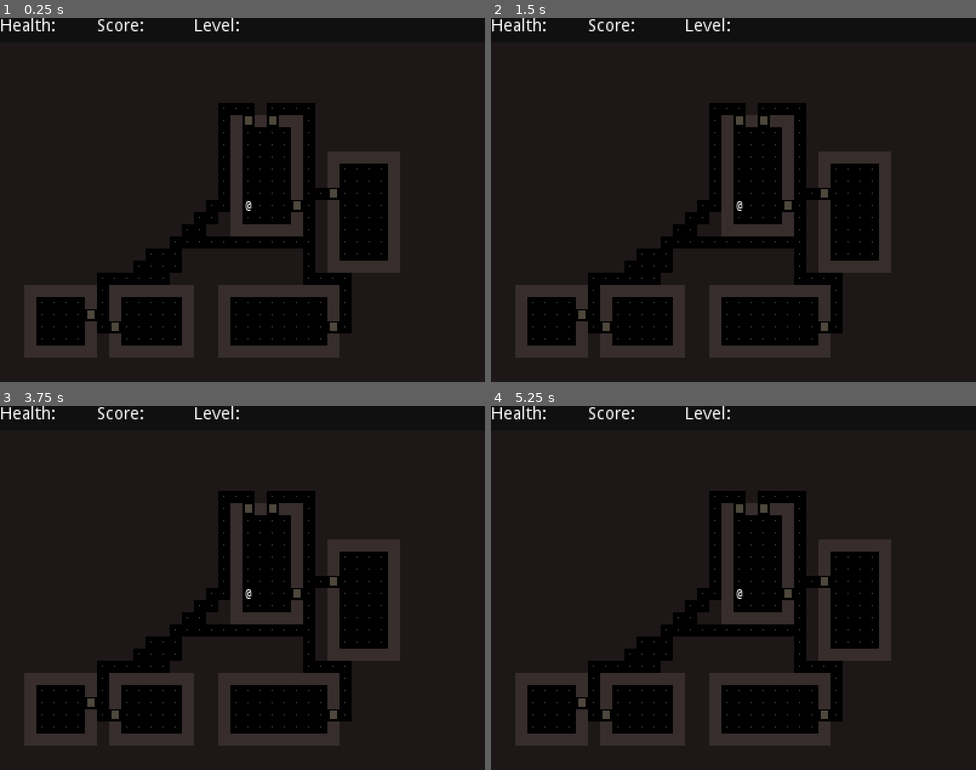
Above: before the commit, frames 1-4 (two rows, left to right).
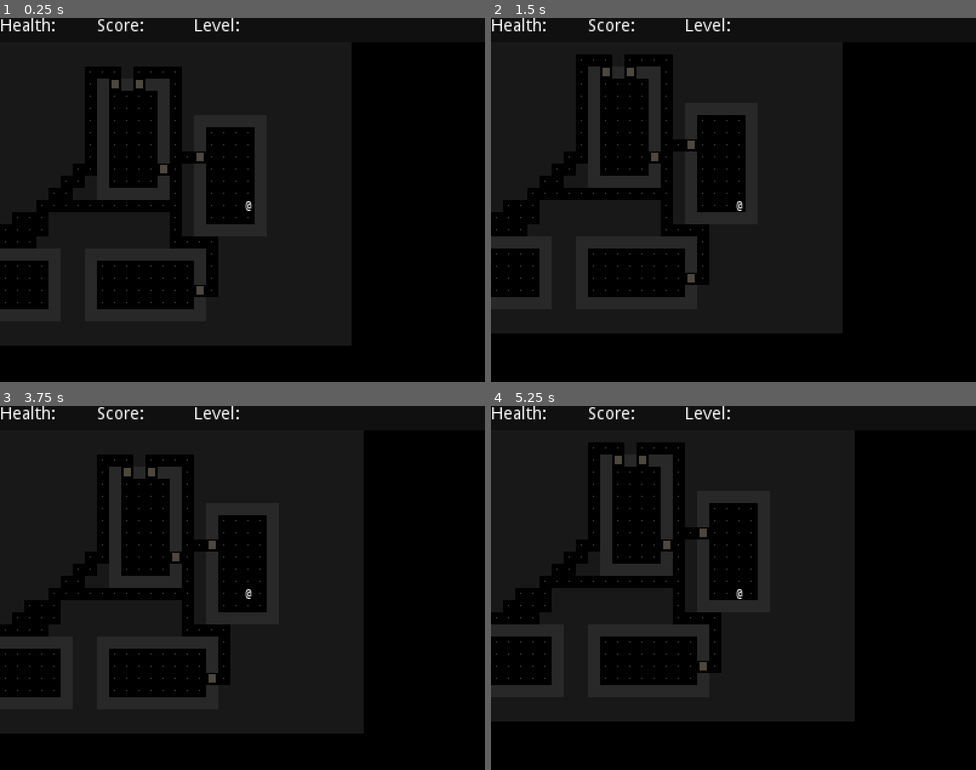
Above: after the commit, the same moments.

Repository: Boyquotes/godot-rl
Game: Godot game, scene res://Game.tscn
Two runs of this game, one before a commit and one after it. Both use one fixed random seed, a clock stepped at 60 frames per second and the inputs below.
Inputs:
- Up to frame 1 (0.25 s): no input
- Up to frame 2 (1.5 s): tap Enter at 0.5 s; hold Right (Right, bound only after the commit) 0.53-1.28 s; tap Space at 1.25 s; hold Down (Down, bound only after the commit) from 1.28 s (still down)
- Up to frame 3 (3.75 s): tap Enter at 2, 3.5 s; release Down (Down, bound only after the commit) at 2.03 s; hold Right (Right, bound only after the commit) 2.03-2.78 s; tap Space at 2.75 s; hold Up (Up, bound only after the commit) 2.78-3.53 s; hold Left (Left, bound only after the commit) from 3.53 s (still down)
- Up to frame 4 (5.25 s): tap Space at 4.25 s; release Left (Left, bound only after the commit) at 5.03 s; hold Down (Down, bound only after the commit) from 5.03 s (still down)

The runs differ from the first frame. In frame 1, 59% of the frame differs, in the area x 0-100%, y 6-100%; in frame 2, 59%; in frame 3, 58%; in frame 4, 59%.

Commit message:
player movement

Diff:
--- a/Game.gd
+++ b/Game.gd
@@ -42,6 +42,43 @@
 	OS.set_window_size(Vector2(400,300))
 	randomize()
 	build_level()
+
+# input event handler
+func _input(event):
+	if !event.is_pressed():
+		return
+
+	if event.is_action("Up"):
+		try_move(0, -1)
+	if event.is_action("Down"):
+		try_move(0, 1)
+	if event.is_action("Left"):
+		try_move(-1, 0)
+	if event.is_action("Right"):
+		try_move(1, 0)
+
+func try_move(dx, dy):
+	var x = player_tile.x + dx
+	var y = player_tile.y + dy
+
+	# assume first that everything is stone so we can't go
+	var tile_type = Tile.Stone
+	if x >= 0 && x < level_size.x && y >= 0 && y < level_size.y:
+		tile_type = map[x][y]
+
+	# actions based on this type of tile
+	match tile_type:
+		# if floor, just update to go there
+		Tile.Floor:
+			player_tile = Vector2(x, y)
+			# TO DO: play walk sound
+
+		# if door, turn it into floor to "open"
+		Tile.Door:
+			set_tile(x, y, Tile.Floor)
+			# TO DO: play door open sound
+
+	update_visuals()
 
 # function to generate and build level -----------------------------------------
 
@@ -71,6 +108,18 @@
 			break
 
 	connect_rooms()
+
+	# place player
+
+	var start_room = rooms.front()
+	var player_x = start_room.position.x + 1 + randi() % int(start_room.size.x - 2)
+	var player_y = start_room.position.y + 1 + randi() % int(start_room.size.y - 2)
+	player_tile = Vector2(player_x, player_y)
+	update_visuals()
+
+func update_visuals():
+	# convert tile coords into pixel coords
+	player.position = player_tile * TILE_SIZE
 
 # function to connect existing rooms -------------------------------------------
 
--- a/project.godot
+++ b/project.godot
@@ -27,6 +27,33 @@
 window/stretch/mode="viewport"
 window/stretch/aspect="keep"
 
+[input]
+
+Up={
+"deadzone": 0.5,
+"events": [ Object(InputEventKey,"resource_local_to_scene":false,"resource_name":"","device":0,"alt":false,"shift":false,"control":false,"meta":false,"command":false,"pressed":false,"scancode":16777232,"unicode":0,"echo":false,"script":null)
+, Object(InputEventKey,"resource_local_to_scene":false,"resource_name":"","device":0,"alt":false,"shift":false,"control":false,"meta":false,"command":false,"pressed":false,"scancode":87,"unicode":0,"echo":false,"script":null)
+ ]
+}
+Down={
+"deadzone": 0.5,
+"events": [ Object(InputEventKey,"resource_local_to_scene":false,"resource_name":"","device":0,"alt":false,"shift":false,"control":false,"meta":false,"command":false,"pressed":false,"scancode":16777234,"unicode":0,"echo":false,"script":null)
+, Object(InputEventKey,"resource_local_to_scene":false,"resource_name":"","device":0,"alt":false,"shift":false,"control":false,"meta":false,"command":false,"pressed":false,"scancode":83,"unicode":0,"echo":false,"script":null)
+ ]
+}
+Left={
+"deadzone": 0.5,
+"events": [ Object(InputEventKey,"resource_local_to_scene":false,"resource_name":"","device":0,"alt":false,"shift":false,"control":false,"meta":false,"command":false,"pressed":false,"scancode":16777231,"unicode":0,"echo":false,"script":null)
+, Object(InputEventKey,"resource_local_to_scene":false,"resource_name":"","device":0,"alt":false,"shift":false,"control":false,"meta":false,"command":false,"pressed":false,"scancode":65,"unicode":0,"echo":false,"script":null)
+ ]
+}
+Right={
+"deadzone": 0.5,
+"events": [ Object(InputEventKey,"resource_local_to_scene":false,"resource_name":"","device":0,"alt":false,"shift":false,"control":false,"meta":false,"command":false,"pressed":false,"scancode":16777233,"unicode":0,"echo":false,"script":null)
+, Object(InputEventKey,"resource_local_to_scene":false,"resource_name":"","device":0,"alt":false,"shift":false,"control":false,"meta":false,"command":false,"pressed":false,"scancode":68,"unicode":0,"echo":false,"script":null)
+ ]
+}
+
 [rendering]
 
 environment/default_clear_color=Color( 0, 0, 0, 1 )
Binary file changed: tileset.png
